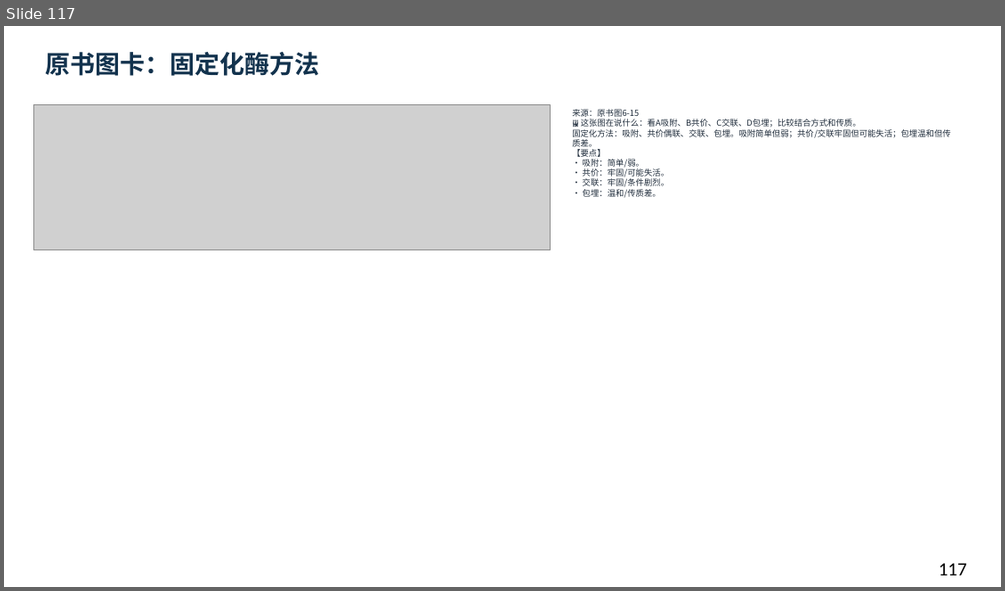
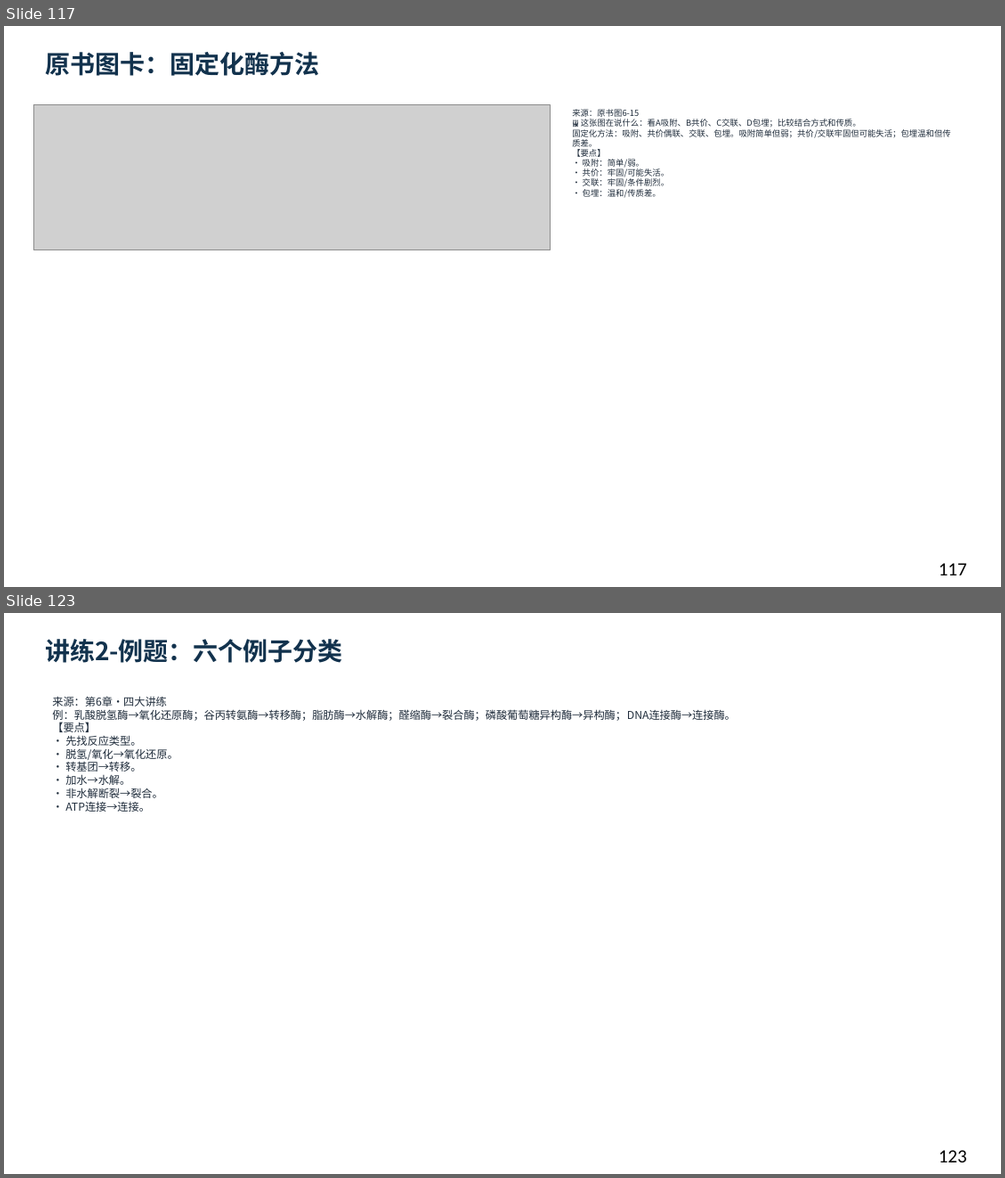
Before and after one commit to newkan-li/Biochemistry, a slide deck: downloads/bc06-ai-style.pptx. Shown one above the other, each under a label of ours: slide 117 before the commit, slides 117 and 123 after it; the slides between them are not shown. The pictures are 1005x591 and 1005x1178 pixels, drawn with LibreOffice and Linux fonts; fonts in the diff are those of the drawing; grey boxes stand for pictures. Boxes give left, top, right and bottom in pixels: in the first picture for what was removed or moved away, otherwise in the second. Text is boxed around its words. In the diff, an @@ line names an element or a change of style, - is before the commit and + after.

```diff
--- a/downloads/bc06-ai-style.pptx
+++ b/downloads/bc06-ai-style.pptx
@@ slide 123 added at bbox=[4, 613, 1001, 1174], background #FFFFFF @@
@@ text added at bbox=[45, 639, 343, 663], 24 pt, text #12324D, bold @@
+讲练2-例题：六个例子分类
@@ text added at bbox=[52, 696, 736, 811], 10.5 pt, text #202D3C @@
+来源：第6章·四大讲练
+例：乳酸脱氢酶→氧化还原酶；谷丙转氨酶→转移酶；脂肪酶→水解酶；醛缩酶→裂合酶；磷酸葡萄糖异构酶→异构酶；DNA连接酶→连接酶。
+【要点】
+• 先找反应类型。
+• 脱氢/氧化→氧化还原。
+• 转基团→转移。
+• 加水→水解。
+• 非水解断裂→裂合。
+• ATP连接→连接。
@@ text added at bbox=[938, 1150, 967, 1162], 18 pt, text #000000 @@
+123
```
Also in this commit, not shown: 1 slide changed, 15 other slides added, 6 other files.
